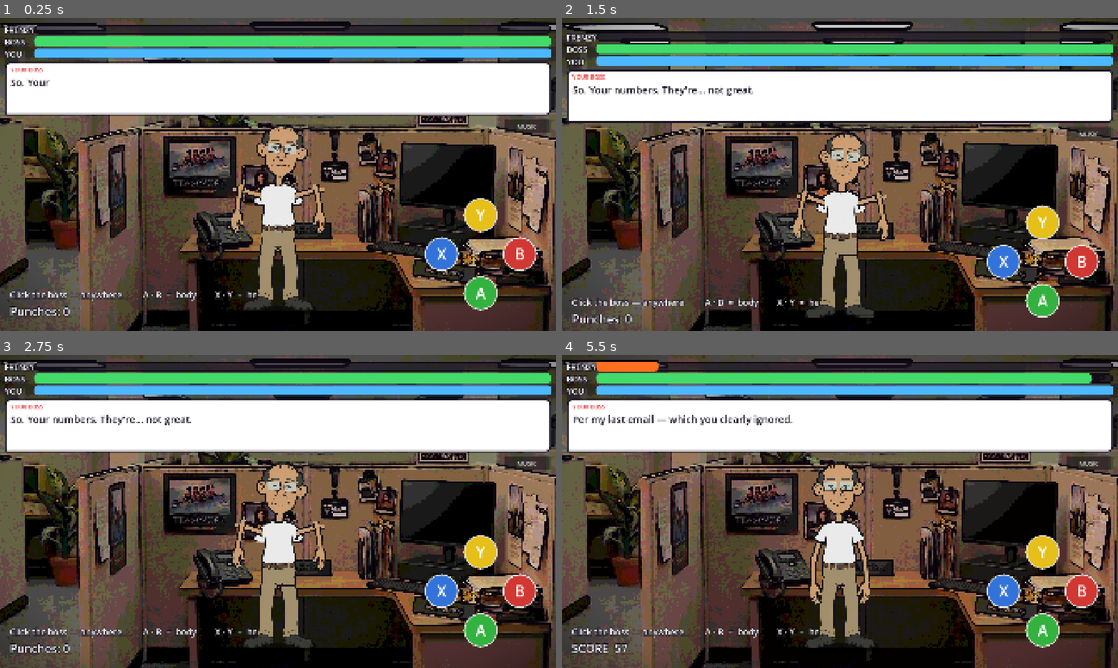
Above: before the commit, frames 1-4 (two rows, left to right).
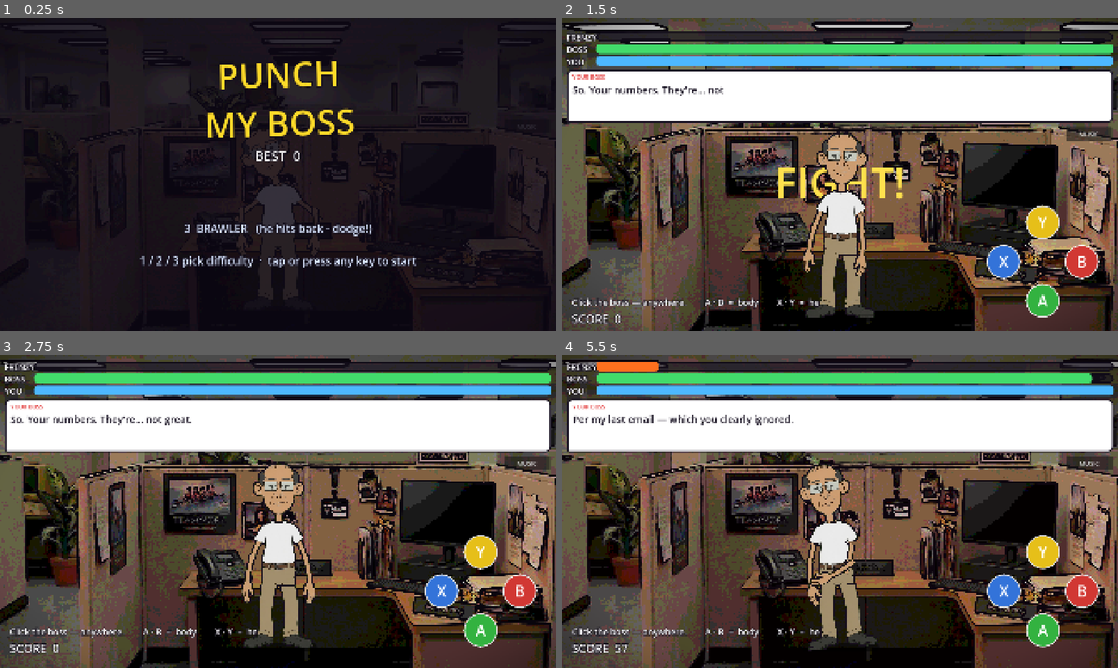
Above: after the commit, the same moments.

Repository: StaraxcreamTM/punch-my-boss-jun-14-2026
Game: Godot game, scene res://scenes/main.tscn
Same seed, same stepped clock (60 frames per second), same inputs: the game is played once before the commit and once after it.
Inputs (mouse positions are in pixels of both pictures, inside the frame that each line leads up to):
- Up to frame 1 (0.25 s): no input
- Up to frame 2 (1.5 s): tap Enter at 0.5 s; move the mouse to (962, 158) at 0.52 s; hold Right 0.53-1.28 s; tap 1 at 0.6 s; click (962, 158) at 0.67 s; tap Space at 0.77, 1.07 s; tap 2 at 0.8, 1.35 s; move the mouse to (728, 190) at 1.27 s; hold Down from 1.28 s (still down); click (728, 190) at 1.42 s
- Up to frame 3 (2.75 s): tap Space at 1.52, 1.82 s; tap 3 at 1.55, 2.1 s; move the mouse to (333, 442) at 2.02 s; release Down at 2.03 s; hold Right from 2.03 s (still down); click (333, 442) at 2.17 s; tap Enter at 2.3 s
- Up to frame 4 (5.5 s): move the mouse to (812, 574) at 2.77 s; tap Enter at 2.85 s; click (812, 574) at 2.92 s; tap Space at 3.02, 3.05, 3.32, 3.6, 3.77, 4.07, 4.52, 4.82 s; move the mouse to (1006, 558) at 3.52 s; release Right at 3.53 s; hold A 3.53-5.03 s; click (1006, 558) at 3.67 s; tap 1 at 3.8, 4.35 s; move the mouse to (673, 464) at 4.27 s; click (673, 464) at 4.42 s; tap 2 at 4.55, 5.1 s; move the mouse to (867, 511) at 5.02 s; hold Down from 5.03 s (still down); click (867, 511) at 5.17 s; tap 3 at 5.3 s

The runs differ from the first frame. In frame 1, 74% of the frame differs, in the area x 0-100%, y 0-100%; in frame 2, 2.7%; in frame 3, 2.0%; in frame 4, 4.3%.

Commit message:
v0.21: title / pre-fight / game-over screens + phase gating
Game phases: TITLE -> PREFIGHT -> FIGHT -> GAMEOVER/VICTORY -> TITLE. The
fight loop and all player input are gated on phase == FIGHT, and the fight HUD
hides on menu screens so they read cleanly.

- Title: best score (loaded from save), difficulty picker on 1/2/3, tap to start
- Pre-fight: level name and the boss's opening line through the existing
  typewriter - the "talk to him before you fight him" beat from the backlog
- Game over / victory: score, best, max combo, crit count. Victory advances the
  level, game over retries

Fixes a real balance bug found while wiring this: _knockout() looped straight
into another round at 1.4x HP, which compounds to ~100k HP by round 20 - the
player could never actually finish. Beating him now ends the level.

Fixes a memory leak I introduced with the music: the looping AudioStreamWAV
survived teardown as 2 leaked ObjectDB instances at exit. Confirmed the cause
by disabling music entirely (the warning vanished) rather than guessing, then
released the stream on NOTIFICATION_WM_CLOSE_REQUEST/PREDELETE and before the
screenshot harness quits. Exits clean now.

The screenshot demo walks the screen flow rather than skipping to a fight, so
the filmstrip covers the menus too. Verified: title with HUD hidden, LEVEL 1
pre-fight with dialogue, FIGHT! banner, live combat with score.

Co-Authored-By: Claude Opus 4.8 (1M context) <noreply@anthropic.com>

Diff:
--- a/game/scripts/main.gd
+++ b/game/scripts/main.gd
@@ -91,6 +91,16 @@
 var _combo_label: Label
 const COMBO_WINDOW := 0.95
 const ROUND_HP_SCALE := 1.4
+
+# --- screens / phases ------------------------------------------------------
+enum Phase { TITLE, PREFIGHT, FIGHT, GAMEOVER, VICTORY }
+var phase: int = Phase.TITLE
+var _screen: Control
+var _screen_dim: ColorRect
+var _screen_title: Label
+var _screen_sub: Label
+var _screen_hint: Label
+var _hud_nodes: Array = []      # fight HUD, hidden on menu screens
 
 # --- arcade scoring --------------------------------------------------------
 var score: int = 0
@@ -379,6 +389,15 @@
 	_set_hp(hp_max)
 	_set_player_hp(player_hp_max)
 	_say(String(_level_cfg().get("line", OPENERS[randi() % OPENERS.size()])))
+	_hud_nodes = [
+		$Safe/RageLabel, $Safe/RageTrack, $Safe/KoLabel, $Safe/KoTrack,
+		$Safe/Hint, counter, ptrack, plabel, _combo_label,
+	]
+	for b in _buttons.values():
+		_hud_nodes.append(b)
+	counter.text = "SCORE  0"
+	_build_screens()
+	_show_title()
 
 	var taunt_timer := Timer.new()
 	taunt_timer.wait_time = 3.8
@@ -409,8 +428,8 @@
 	overlay.position = sh
 	safe.position = sh
 
-	# The boss fight loop (guard -> wind-up tell -> vulnerable window).
-	if not _koing:
+	# The boss fight loop, only while an actual fight is running.
+	if not _koing and phase == Phase.FIGHT:
 		_update_fight(delta)
 
 	# Idle life + any in-flight animation offsets, composed onto the bones.
@@ -505,6 +524,10 @@
 				# Dodging: arrows / WSD. Left and right slip the punch, down
 				# ducks (which the uppercut punishes).
 				KEY_M: toggle_music()
+				KEY_1: _pick_difficulty(Difficulty.BAG)
+				KEY_2: _pick_difficulty(Difficulty.DEFENSIVE)
+				KEY_3: _pick_difficulty(Difficulty.BRAWLER)
+				KEY_SPACE, KEY_ENTER: _advance_screen()
 				KEY_LEFT: _dodge(-1)
 				KEY_RIGHT: _dodge(1)
 				KEY_DOWN: _dodge(0)
@@ -521,12 +544,15 @@
 	elif event is InputEventMouseButton:
 		# Touches arrive here too via Godot's emulate_mouse_from_touch.
 		if event.pressed and event.button_index == MOUSE_BUTTON_LEFT:
-			_punch_click(get_global_mouse_position())
+			if phase == Phase.FIGHT:
+				_punch_click(get_global_mouse_position())
+			else:
+				_advance_screen()
 
 # Click/tap anywhere: throw a fist at that exact point. Hits on the boss deal
 # damage; clicks in open air still swing (and whiff).
 func _punch_click(pos: Vector2) -> void:
-	if _koing or _punch_cd > 0.0:
+	if phase != Phase.FIGHT or _koing or _punch_cd > 0.0:
 		return
 	_punch_cd = PUNCH_COOLDOWN
 	var boss_rect := (boss as Control).get_global_rect().grow(20.0)
@@ -574,7 +600,7 @@
 		"Y": _punch(false, true)   # right hand -> head
 
 func _punch(side_left: bool, is_head: bool) -> void:
-	if _koing or _punch_cd > 0.0:
+	if phase != Phase.FIGHT or _koing or _punch_cd > 0.0:
 		return
 	_punch_cd = PUNCH_COOLDOWN
 	punches += 1
@@ -895,8 +921,8 @@
 		rig_anim.laugh()
 	_flash_screen(0.5)
 	_shake(24.0, 0.5)
-	await get_tree().create_timer(2.4).timeout
-	_restart_level()
+	await get_tree().create_timer(2.0).timeout
+	_show_gameover(false)
 
 # Restart the current level with everything reset.
 func _restart_level() -> void:
@@ -975,17 +1001,12 @@
 	_say("...okay. Let's not put THAT in the performance review.")
 	await get_tree().create_timer(1.1).timeout
 
-	# Fade the banner and reset the boss for the next round: more HP, back for more.
+	# Fade the banner and stand him back up, then hand off to the win screen.
+	# (The old behaviour looped straight into another round with 1.4x HP, which
+	# compounded to ~100k HP by round 20 and never let the player finish.)
 	var ft := create_tween()
 	ft.tween_property(ko_banner, "modulate:a", 0.0, 0.4)
-	round_num += 1
-	hp_max = roundf(hp_max * ROUND_HP_SCALE)
-	_set_hp(hp_max)
-	_set_rage(0.0)
-	combo = 0
-	frenzy = 0.0
 	_react_time = 0.0
-	# Clear pose offsets so he comes back standing straight.
 	if rig_anim != null:
 		rig_anim.revive()
 		rig_anim.lean = 0.0
@@ -998,19 +1019,12 @@
 	# Hand the body transform back to the rig now the cutscene is done.
 	if rig_anim != null:
 		rig_anim.own_body = true
-
-	# Round banner.
-	ko_banner.text = "ROUND %d" % round_num
-	ko_banner.modulate.a = 1.0
-	ko_banner.scale = Vector2(0.6, 0.6)
-	var rt := create_tween()
-	rt.tween_property(ko_banner, "scale", Vector2.ONE, 0.3).set_trans(Tween.TRANS_BACK).set_ease(Tween.EASE_OUT)
-	rt.tween_interval(0.9)
-	rt.tween_property(ko_banner, "modulate:a", 0.0, 0.4)
-	_say(ROUND_LINES[randi() % ROUND_LINES.size()])
-
 	_koing = false
-	_enter_guard()
+	if _shot_mode:
+		# Keep the filmstrip demo fighting instead of parking on a screen.
+		_start_fight()
+		return
+	_show_gameover(true)
 
 # --- juice / game-feel helpers ---
 
@@ -1343,6 +1357,7 @@
 	_shot_i += 1
 	if _shot_i >= SHOT_COUNT:
 		print("[shots] done: %d frames" % _shot_i)
+		_release_music()
 		get_tree().quit()
 
 # Scripted play so the filmstrip exercises real states: body and head punches,
@@ -1350,6 +1365,11 @@
 # attack cycle and idle life get captured too.
 func _demo_tick() -> void:
 	if _koing:
+		return
+	# Walk the screen flow (title -> prefight -> fight) so the filmstrip covers
+	# the menus as well as combat.
+	if phase != Phase.FIGHT:
+		_advance_screen()
 		return
 	_demo_step += 1
 	match _demo_step % 8:
@@ -1411,6 +1431,19 @@
 	w.loop_end = n
 	return w
 
+func _notification(what: int) -> void:
+	if what == NOTIFICATION_WM_CLOSE_REQUEST or what == NOTIFICATION_PREDELETE:
+		_release_music()
+
+# A looping AudioStreamWAV left playing survives teardown - its stream and
+# playback show up as 2 leaked ObjectDB instances at exit. Confirmed by
+# disabling the music entirely, which cleared the warning. Stopping and
+# detaching the stream before the tree goes away releases both.
+func _release_music() -> void:
+	if _music_player != null and is_instance_valid(_music_player):
+		_music_player.stop()
+		_music_player.stream = null
+
 func _setup_music() -> void:
 	_music_player = AudioStreamPlayer.new()
 	_music_player.stream = _make_music()
@@ -1449,3 +1482,161 @@
 	cfg.set_value("settings", "music", music_on)
 	cfg.set_value("settings", "difficulty", difficulty)
 	cfg.save(SAVE_PATH)
+
+# --- screens / game phases --------------------------------------------------
+# TITLE -> PREFIGHT (boss talks) -> FIGHT -> GAMEOVER or VICTORY -> TITLE.
+# Everything lives on one overlay Control that's shown/hidden; the fight loop
+# and player input are gated on phase == FIGHT.
+
+func _build_screens() -> void:
+	_screen = Control.new()
+	_screen.set_anchors_preset(Control.PRESET_FULL_RECT)
+	_screen.mouse_filter = Control.MOUSE_FILTER_IGNORE
+	_screen.z_index = 90
+	add_child(_screen)
+
+	_screen_dim = ColorRect.new()
+	_screen_dim.color = Color(0.05, 0.03, 0.08, 0.82)
+	_screen_dim.set_anchors_preset(Control.PRESET_FULL_RECT)
+	_screen_dim.mouse_filter = Control.MOUSE_FILTER_IGNORE
+	_screen.add_child(_screen_dim)
+
+	_screen_title = _big_label(120, Color(1, 0.86, 0.16), -0.03)
+	_screen_title.offset_top = 220.0
+	_screen_title.offset_bottom = 400.0
+	_screen.add_child(_screen_title)
+
+	_screen_sub = _big_label(46, Color(1, 1, 1), 0.0)
+	_screen_sub.offset_top = 430.0
+	_screen_sub.offset_bottom = 520.0
+	_screen.add_child(_screen_sub)
+
+	_screen_hint = _big_label(38, Color(0.85, 0.9, 1.0), 0.0)
+	_screen_hint.offset_top = 700.0
+	_screen_hint.offset_bottom = 780.0
+	_screen.add_child(_screen_hint)
+
+func _big_label(size: int, col: Color, rot: float) -> Label:
+	var l := Label.new()
+	l.add_theme_font_size_override("font_size", size)
+	l.add_theme_color_override("font_color", col)
+	l.add_theme_color_override("font_outline_color", Color(0.06, 0.04, 0.09))
+	l.add_theme_constant_override("outline_size", 14)
+	l.horizontal_alignment = HORIZONTAL_ALIGNMENT_CENTER
+	l.vertical_alignment = VERTICAL_ALIGNMENT_CENTER
+	l.anchor_right = 1.0
+	l.rotation = rot
+	l.mouse_filter = Control.MOUSE_FILTER_IGNORE
+	return l
+
+func _set_hud_visible(v: bool) -> void:
+	for n in _hud_nodes:
+		if n != null and is_instance_valid(n):
+			n.visible = v
+	# The combo counter has its own show/hide rule in _process.
+	if _combo_label != null:
+		_combo_label.visible = v and combo >= 2
+
+func _show_title() -> void:
+	phase = Phase.TITLE
+	_set_hud_visible(false)
+	boss_line.get_parent().visible = false
+	_screen.visible = true
+	_screen_title.text = "PUNCH\nMY BOSS"
+	_screen_title.offset_top = 140.0
+	_screen_title.offset_bottom = 420.0
+	_screen_sub.text = "BEST  %d" % best_score
+	_screen_hint.text = "%s\n\n1 / 2 / 3 pick difficulty  ·  tap or press any key to start" % _difficulty_name()
+	if rig_anim != null:
+		rig_anim.taunt()
+
+func _pick_difficulty(d: int) -> void:
+	if phase != Phase.TITLE:
+		return
+	difficulty = d
+	_save_prefs()
+	_show_title()
+
+func _difficulty_name() -> String:
+	match difficulty:
+		Difficulty.BAG:
+			return "1  PUNCHING BAG   (he never fights back)"
+		Difficulty.DEFENSIVE:
+			return "2  DEFENSIVE   (he guards, but won't swing)"
+		_:
+			return "3  BRAWLER   (he hits back - dodge!)"
+
+# The pre-fight beat: he gets a line in before the bell.
+func _start_prefight() -> void:
+	phase = Phase.PREFIGHT
+	_set_hud_visible(false)
+	boss_line.get_parent().visible = true      # he gets a line in first
+	_screen.visible = true
+	_screen_dim.color = Color(0.05, 0.03, 0.08, 0.45)
+	var cfg := _level_cfg()
+	_screen_title.text = "LEVEL %d" % level
+	_screen_title.offset_top = 150.0
+	_screen_title.offset_bottom = 300.0
+	_screen_sub.text = String(cfg.get("name", ""))
+	_screen_hint.text = "tap to begin"
+	_say(String(cfg.get("line", "")))
+	if rig_anim != null:
+		rig_anim.point_at_player()
+
+func _start_fight() -> void:
+	phase = Phase.FIGHT
+	_set_hud_visible(true)
+	boss_line.get_parent().visible = true
+	_screen.visible = false
+	_screen_dim.color = Color(0.05, 0.03, 0.08, 0.82)
+	var cfg := _level_cfg()
+	hp_max = float(cfg.get("hp", 120.0))
+	_set_hp(hp_max)
+	_set_player_hp(player_hp_max)
+	_set_rage(0.0)
+	combo = 0
+	frenzy = 0.0
+	_koing = false
+	if rig_anim != null:
+		rig_anim.revive()
+	ko_banner.text = "FIGHT!"
+	ko_banner.pivot_offset = ko_banner.size / 2.0
+	ko_banner.modulate.a = 1.0
+	ko_banner.scale = Vector2(0.6, 0.6)
+	var t := create_tween()
+	t.tween_property(ko_banner, "scale", Vector2(1.1, 1.1), 0.25).set_trans(Tween.TRANS_BACK)
+	t.tween_interval(0.5)
+	t.tween_property(ko_banner, "modulate:a", 0.0, 0.35)
+	_enter_guard()
+
+func _show_gameover(won: bool) -> void:
+	phase = Phase.VICTORY if won else Phase.GAMEOVER
+	best_score = maxi(best_score, score)
+	_save_prefs()
+	_set_hud_visible(false)
+	boss_line.get_parent().visible = false
+	_screen.visible = true
+	_screen_title.text = "YOU WIN" if won else "YOU'RE FIRED"
+	_screen_title.offset_top = 180.0
+	_screen_title.offset_bottom = 340.0
+	_screen_sub.text = "SCORE %d      BEST %d\nmax combo %d      crits %d" % [score, best_score, max_combo, crits]
+	_screen_hint.text = "tap to continue" if won else "tap to try again"
+
+# Any tap / key advances whichever screen is up.
+func _advance_screen() -> void:
+	match phase:
+		Phase.TITLE:
+			_start_prefight()
+		Phase.PREFIGHT:
+			_start_fight()
+		Phase.VICTORY:
+			level = mini(level + 1, LEVELS.size())
+			score = 0
+			_score_shown = 0.0
+			_start_prefight()
+		Phase.GAMEOVER:
+			score = 0
+			_score_shown = 0.0
+			_start_prefight()
+		_:
+			pass
Not shown, changed: CHANGELOG-OVERNIGHT.md
